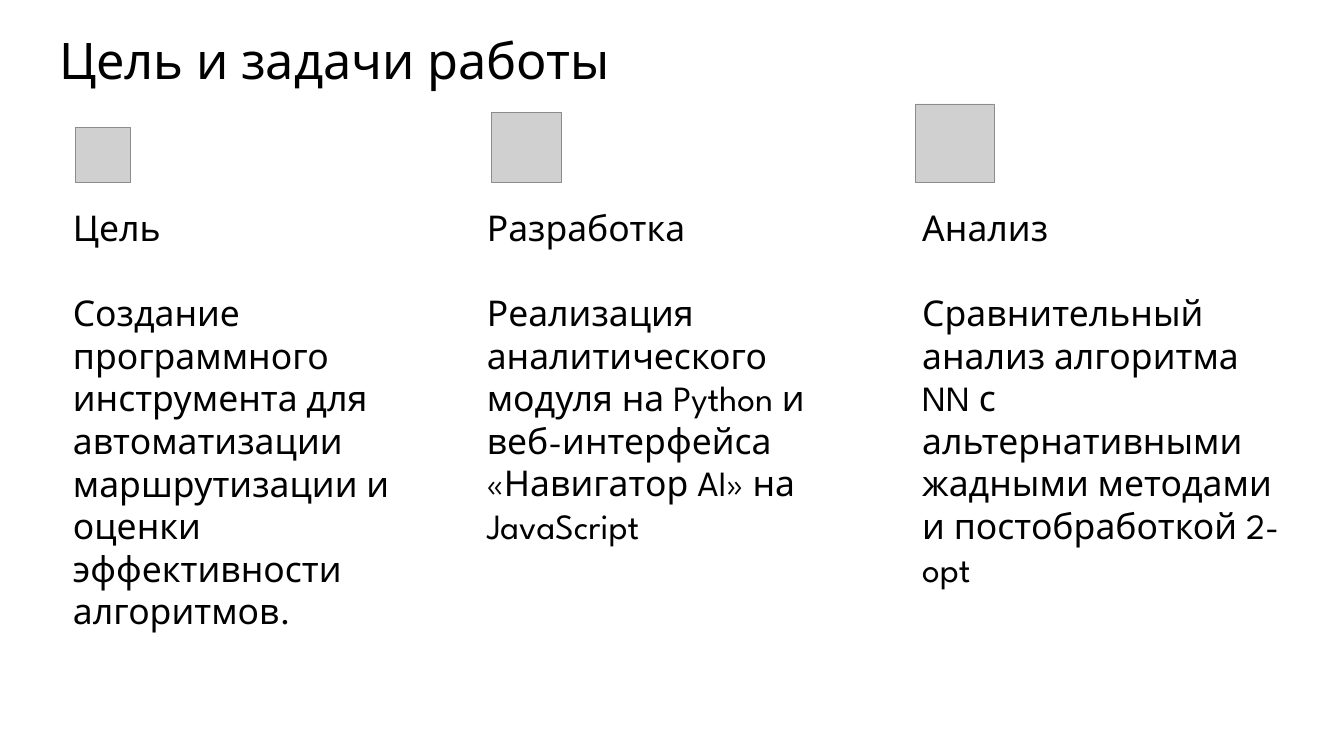
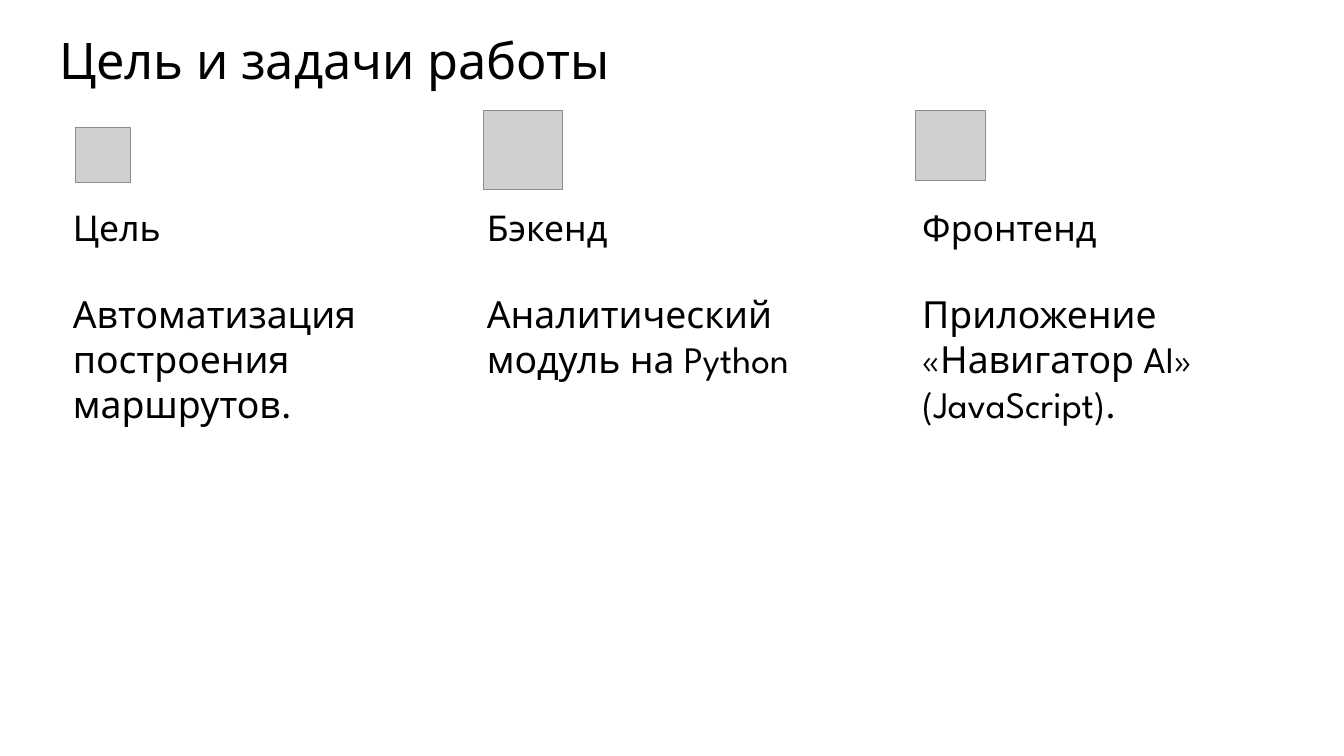
Before and after one commit to darinbtw/Machine_learning_to_optimize_processes_in_logistics, a slide deck: slide 2 of Презентация ДП Подъячев.pptx. Drawn at 1344x756 pixels with LibreOffice and Linux fonts; fonts in the diff are those of the drawing; grey boxes stand for pictures; background and template pictures are left out. Boxes give left, top, right and bottom in pixels: in the first picture for what was removed or moved away, otherwise in the second. Text is boxed around its words. In the diff, an @@ line names an element or a change of style, - is before the commit and + after.

```diff
--- a/Презентация ДП Подъячев.pptx
+++ b/Презентация ДП Подъячев.pptx
@@ picture: place and size @@
-picture at box(915, 104, 994, 183)
+picture at box(484, 110, 562, 189)
@@ picture: place and size @@
-picture at box(492, 113, 562, 183)
+picture at box(915, 110, 985, 180)
@@ text at box(487, 215, 789, 382): text changed; size 38 to 40 pt @@
-Разработка
-Реализация аналитического модуля на Python и веб-интерфейса «Навигатор AI» на JavaScript
+Бэкенд
+Аналитический модуль на Python
@@ text at box(922, 215, 1192, 426): text changed; size 38 to 40 pt @@
-Анализ
-Сравнительный анализ алгоритма NN с альтернативными жадными методами и постобработкой 2-opt
+Фронтенд
+Приложение «Навигатор AI» (JavaScript).
@@ text at box(73, 301, 356, 427): text changed; size 38 to 40 pt @@
-Создание программного инструмента для автоматизации маршрутизации и оценки эффективности алгоритмов.
+Автоматизация построения маршрутов.
```
Also in this commit, not shown: 3 other slides changed, 2 slides added, 1 other file.
